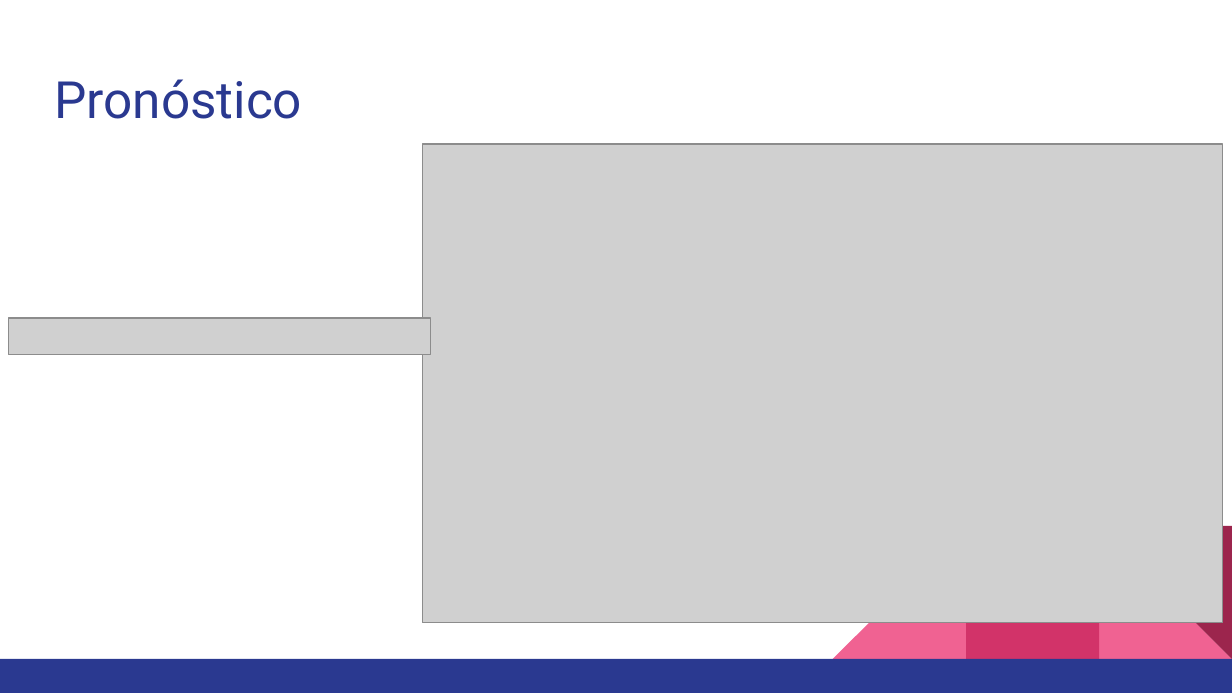
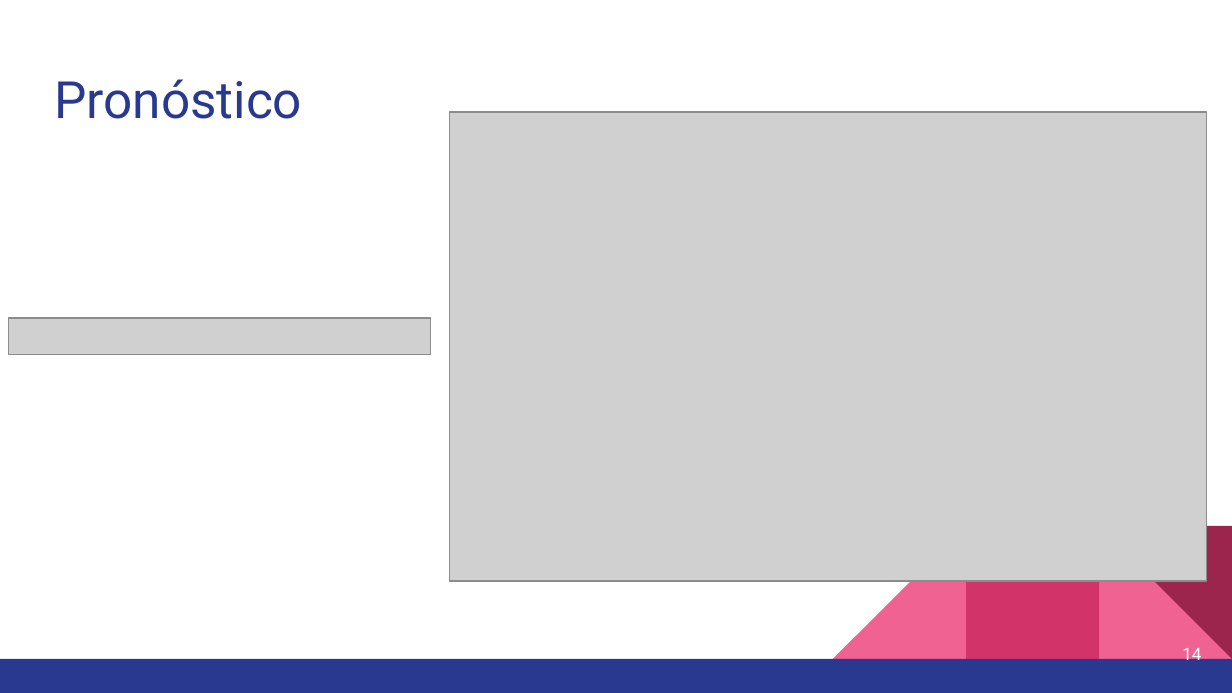
Before and after one commit to OscarAnCorzo/SimulacionMercadoAgricola, a slide deck: slide 14 of ProyFinalSimulation.pptx (slide 9 before the commit). Drawn at 1232x693 pixels with LibreOffice and Linux fonts; fonts in the diff are those of the drawing; grey boxes stand for pictures. Boxes give left, top, right and bottom in pixels: in the first picture for what was removed or moved away, otherwise in the second. Text is boxed around its words. In the diff, an @@ line names an element or a change of style, - is before the commit and + after.

```diff
--- a/ProyFinalSimulation.pptx
+++ b/ProyFinalSimulation.pptx
@@ picture: place and size @@
-picture at <box>423,144,1223,623</box>
+picture at <box>450,112,1207,582</box>
@@ page number added at <box>1182,648,1201,665</box>, 10 pt, text #FFFFFF @@
+14
```
Also in this commit, not shown: 15 other slides changed, 2 slides added, 2 other files.
